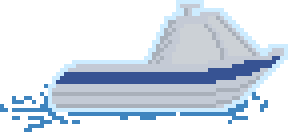
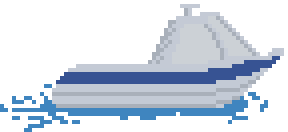
The second 288 x 132 image is a revision of the first. Changes to its layers:
hid "Outline" over (48, 0, 288, 112)
hid "Background" over (48, 0, 288, 112)
